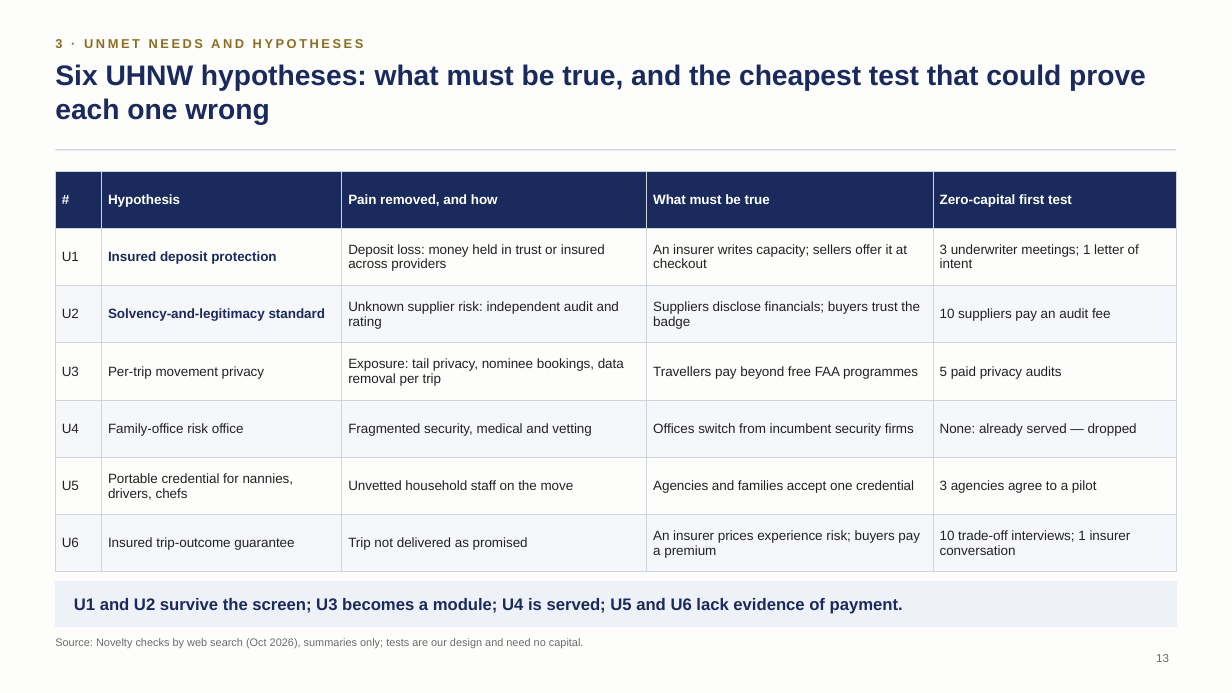
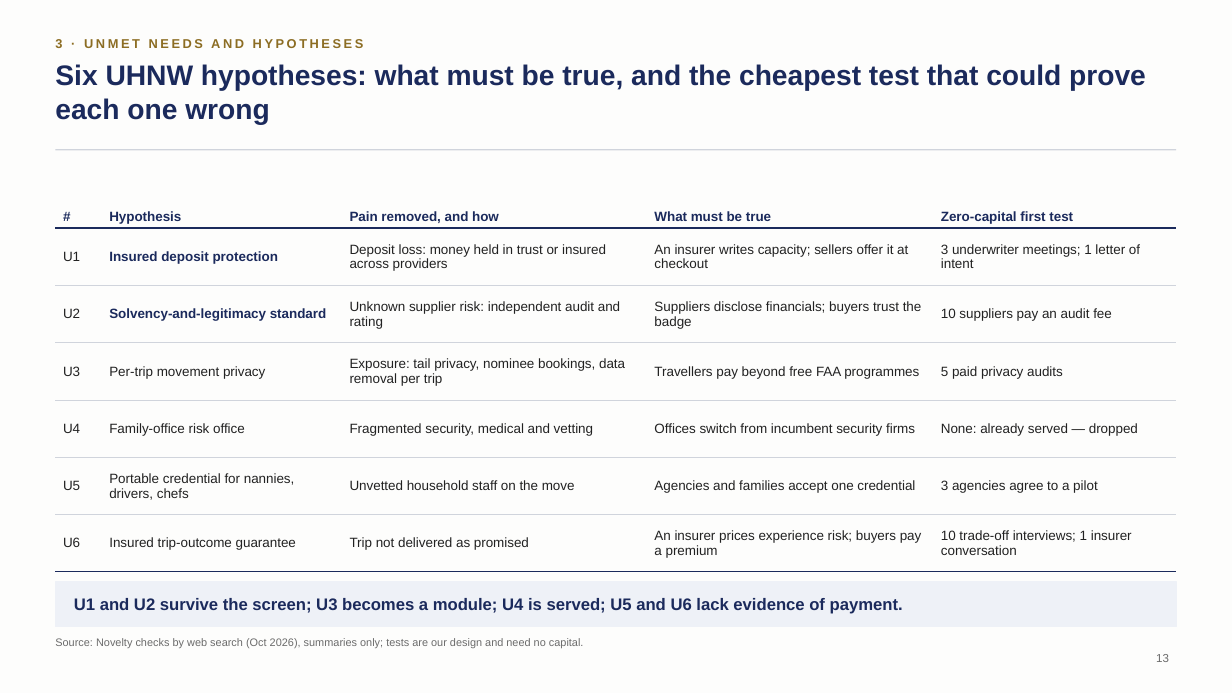
Before and after one commit to algarcalebe-web/legendary-bassoon, a slide deck: slide 13 of deck/Private_Travel_Assurance_Strategy_Deck.pptx. Drawn at 1232x693 pixels with LibreOffice and Linux fonts; fonts in the diff are those of the drawing. Boxes give left, top, right and bottom in pixels: in the first picture for what was removed or moved away, otherwise in the second. Text is boxed around its words. In the diff, an @@ line names an element or a change of style, - is before the commit and + after.

```diff
--- a/deck/Private_Travel_Assurance_Strategy_Deck.pptx
+++ b/deck/Private_Travel_Assurance_Strategy_Deck.pptx
@@ table at (x1=55, y1=171, x2=1177, y2=562) @@
@@ fill #1B2A5C to none in row 1 @@
@@ fill #FDFDFC to none in 15 cells @@
@@ fill #F6F7FA to none in 15 cells @@
@@ text colour #FFFFFF to #1B2A5C in "#", "Hypothesis", "Pain removed, and how", "What must be true" and 1 more places @@
@@ borders changed @@
```
Also in this commit, not shown: 17 other slides changed, 1 other file.
